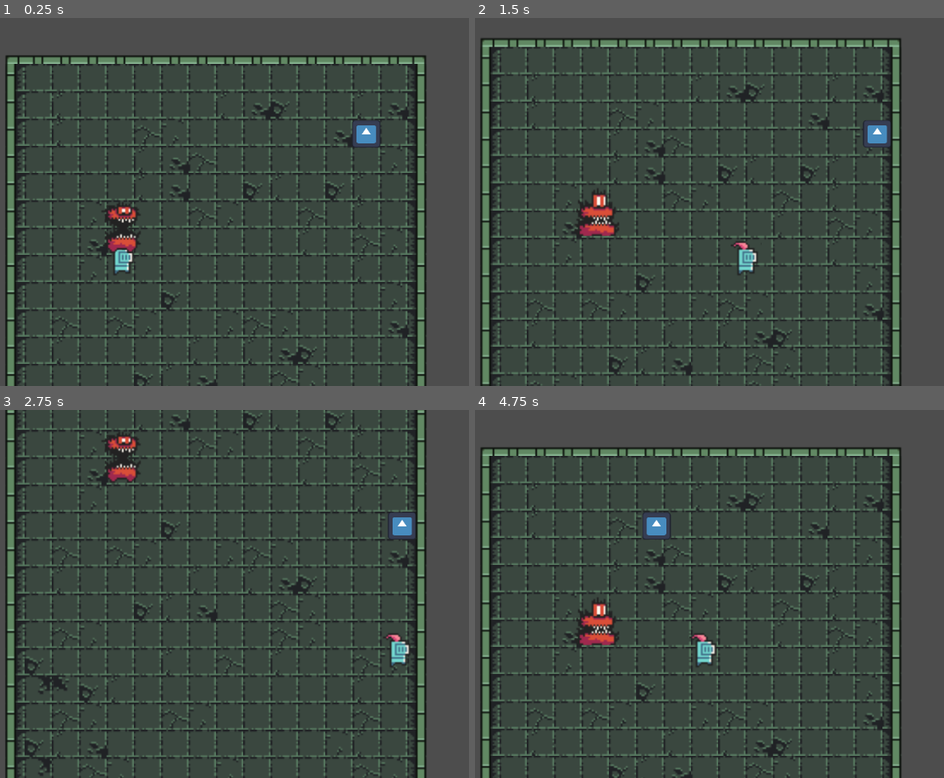
Above: before the commit, frames 1-4 (two rows, left to right).
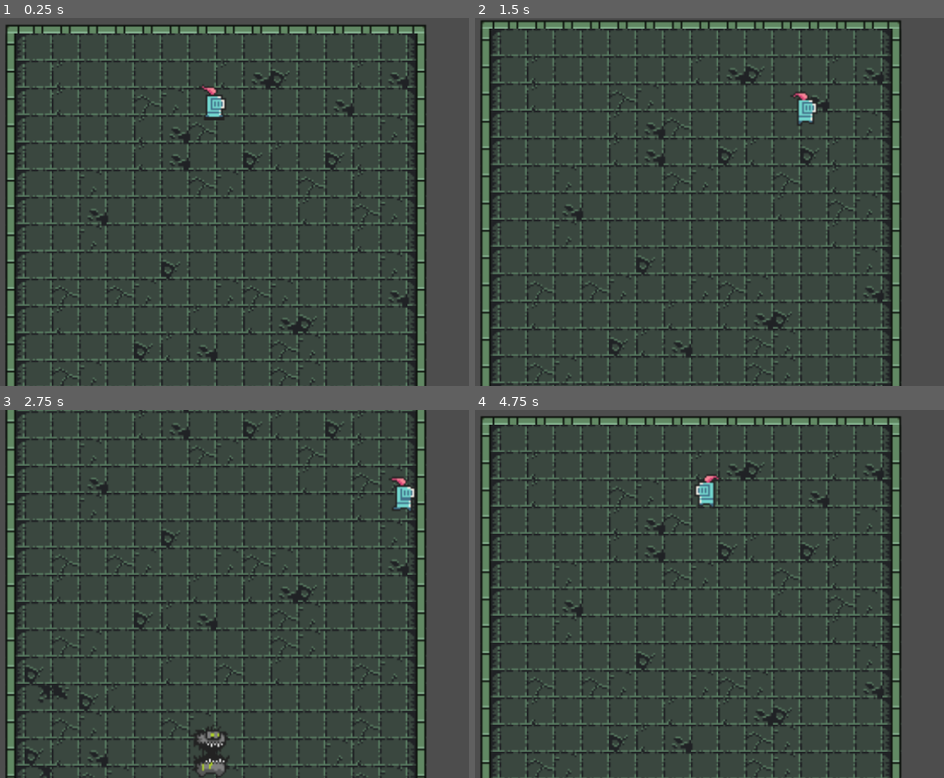
Above: after the commit, the same moments.

Repository: oliver6312/thebigone
Game: Godot game, scene res://node_2d.tscn
The game is run twice, just before and just after one commit, with the same random seed, the same clock (stepped at 60 frames per second) and the same inputs. The engine's default icon, where the game draws it, is replaced by a stand-in: a white triangle on a blue panel in a dark square.
Inputs:
- Up to frame 1 (0.25 s): no input
- Up to frame 2 (1.5 s): hold Right (ui_right) 0.53-1.28 s; hold Down (ui_down) from 1.28 s (still down)
- Up to frame 3 (2.75 s): release Down (ui_down) at 2.03 s; hold Right (ui_right) from 2.03 s (still down)
- Up to frame 4 (4.75 s): release Right (ui_right) at 2.78 s; hold Up (ui_up) 2.78-3.53 s; hold Left (ui_left) from 3.53 s (still down)

The runs differ from the first frame. In frame 1, 22% of the frame differs, in the area x 1-91%, y 1-100%; in frame 2, 21%; in frame 3, 18%; in frame 4, 22%.

Commit message:
EnemyPlayerWalk

Diff:
--- a/enemy.gd
+++ b/enemy.gd
@@ -1,20 +1,19 @@
 extends CharacterBody2D
 
-var speed = 25
+var speed = 50
 var player_chase = false
 var player = null
 
 func _physics_process(delta: float) -> void:
 	if player_chase:
-		position += (player.position - position)*speed
-		#turotiral said to divide by speed but I think multply makes more sense
+		position += (player.position - position)/speed
 
 		$AnimatedSprite2D.play("Run")
 
 		if(player.position.x - position.x) < 0:
-			$AnimatedSpride2D.flip_h = true
+			$AnimatedSprite2D.flip_h = true
 		else:
-			$AnimatedSpride2D.flip_h = false
+			$AnimatedSprite2D.flip_h = false
 
 	else:
 		$AnimatedSprite2D.play("Idle")
--- a/enemy.tscn
+++ b/enemy.tscn
@@ -1,46 +1,43 @@
 [gd_scene load_steps=14 format=3 uid="uid://vptyxcuxw8vd"]
 
 [ext_resource type="Script" uid="uid://btk4md0d5k7hx" path="res://enemy.gd" id="1_4gyqm"]
-[ext_resource type="Texture2D" uid="uid://dh0yd26rjiha1" path="res://0x72_DungeonTilesetII_v1.7/frames/big_demon_all_anim.png" id="1_7k104"]
+[ext_resource type="Texture2D" uid="uid://d1rdnwye1jf5u" path="res://0x72_DungeonTilesetII_v1.7/frames/plague_big_demon_all_anim.png" id="2_4gyqm"]
 
-[sub_resource type="AtlasTexture" id="AtlasTexture_4gyqm"]
-atlas = ExtResource("1_7k104")
+[sub_resource type="AtlasTexture" id="AtlasTexture_qi2p4"]
+atlas = ExtResource("2_4gyqm")
 region = Rect2(0, 0, 32, 36)
 
-[sub_resource type="AtlasTexture" id="AtlasTexture_qi2p4"]
-atlas = ExtResource("1_7k104")
+[sub_resource type="AtlasTexture" id="AtlasTexture_iifgy"]
+atlas = ExtResource("2_4gyqm")
 region = Rect2(32, 0, 32, 36)
 
-[sub_resource type="AtlasTexture" id="AtlasTexture_iifgy"]
-atlas = ExtResource("1_7k104")
+[sub_resource type="AtlasTexture" id="AtlasTexture_epg4t"]
+atlas = ExtResource("2_4gyqm")
 region = Rect2(64, 0, 32, 36)
 
-[sub_resource type="AtlasTexture" id="AtlasTexture_epg4t"]
-atlas = ExtResource("1_7k104")
+[sub_resource type="AtlasTexture" id="AtlasTexture_3yqyl"]
+atlas = ExtResource("2_4gyqm")
 region = Rect2(96, 0, 32, 36)
 
-[sub_resource type="AtlasTexture" id="AtlasTexture_3yqyl"]
-atlas = ExtResource("1_7k104")
-region = Rect2(0, 36, 32, 36)
-
 [sub_resource type="AtlasTexture" id="AtlasTexture_wujgv"]
-atlas = ExtResource("1_7k104")
-region = Rect2(32, 36, 32, 36)
+atlas = ExtResource("2_4gyqm")
+region = Rect2(128, 0, 32, 36)
 
 [sub_resource type="AtlasTexture" id="AtlasTexture_hb8ge"]
-atlas = ExtResource("1_7k104")
-region = Rect2(64, 36, 32, 36)
+atlas = ExtResource("2_4gyqm")
+region = Rect2(160, 0, 32, 36)
 
 [sub_resource type="AtlasTexture" id="AtlasTexture_e1ltt"]
-atlas = ExtResource("1_7k104")
-region = Rect2(96, 36, 32, 36)
+atlas = ExtResource("2_4gyqm")
+region = Rect2(192, 0, 32, 36)
+
+[sub_resource type="AtlasTexture" id="AtlasTexture_dxifv"]
+atlas = ExtResource("2_4gyqm")
+region = Rect2(224, 0, 32, 36)
 
 [sub_resource type="SpriteFrames" id="SpriteFrames_dxifv"]
 animations = [{
 "frames": [{
-"duration": 1.0,
-"texture": SubResource("AtlasTexture_4gyqm")
-}, {
 "duration": 1.0,
 "texture": SubResource("AtlasTexture_qi2p4")
 }, {
@@ -49,15 +46,15 @@
 }, {
 "duration": 1.0,
 "texture": SubResource("AtlasTexture_epg4t")
+}, {
+"duration": 1.0,
+"texture": SubResource("AtlasTexture_3yqyl")
 }],
 "loop": true,
 "name": &"Idle",
 "speed": 5.0
 }, {
 "frames": [{
-"duration": 1.0,
-"texture": SubResource("AtlasTexture_3yqyl")
-}, {
 "duration": 1.0,
 "texture": SubResource("AtlasTexture_wujgv")
 }, {
@@ -66,6 +63,9 @@
 }, {
 "duration": 1.0,
 "texture": SubResource("AtlasTexture_e1ltt")
+}, {
+"duration": 1.0,
+"texture": SubResource("AtlasTexture_dxifv")
 }],
 "loop": true,
 "name": &"Run",
@@ -73,7 +73,7 @@
 }]
 
 [sub_resource type="CircleShape2D" id="CircleShape2D_7k104"]
-radius = 153.003
+radius = 62.0081
 
 [sub_resource type="RectangleShape2D" id="RectangleShape2D_7k104"]
 size = Vector2(18, 23)
@@ -83,9 +83,7 @@
 
 [node name="AnimatedSprite2D" type="AnimatedSprite2D" parent="."]
 sprite_frames = SubResource("SpriteFrames_dxifv")
-animation = &"Run"
-frame = 2
-frame_progress = 0.783813
+animation = &"Idle"
 offset = Vector2(0, -18)
 
 [node name="DetectionArea" type="Area2D" parent="."]
--- a/node_2d.tscn
+++ b/node_2d.tscn
@@ -1,7 +1,5 @@
-[gd_scene load_steps=12 format=4 uid="uid://cltqmimubl5ju"]
-
-[ext_resource type="Script" uid="uid://cql1dg1klur5g" path="res://playerCharacter.gd" id="1_wtcfe"]
-[ext_resource type="Texture2D" uid="uid://bxv26vmb8j6eo" path="res://icon.svg" id="2_epypp"]
+[gd_scene load_steps=10 format=4 uid="uid://cltqmimubl5ju"]
+
 [ext_resource type="Texture2D" uid="uid://uvc3bxls7vnf" path="res://0x72_DungeonTilesetII_v1.7/atlas_floor-16x16green.png" id="3_epypp"]
 [ext_resource type="Texture2D" uid="uid://b1fnei54tuk41" path="res://0x72_DungeonTilesetII_v1.7/atlas_walls_high-16x32green.png" id="4_0hol4"]
 [ext_resource type="PackedScene" uid="uid://bgq8ctr7k2kqp" path="res://player.tscn" id="5_kdubu"]
@@ -270,32 +268,12 @@
 tile_map_data = PackedByteArray("AAACAAgAAAAFAAIAAAACAAcAAAAFAAIAAAABAAcAAAAAAAAAAAAAAAcAAAAAAAAAAAD//wcAAAAAAAAAAAD+/w …(7088 unchanged characters)…
 tile_set = SubResource("TileSet_d21ai")
 
-[node name="Player Character" type="CharacterBody2D" parent="."]
-position = Vector2(-568, -373)
-scale = Vector2(1.03408, 1.00715)
-script = ExtResource("1_wtcfe")
-
-[node name="Sprite2D" type="Sprite2D" parent="Player Character"]
-position = Vector2(557.015, 363.401)
-scale = Vector2(0.126027, 0.126027)
-texture = ExtResource("2_epypp")
-
-[node name="CollisionPolygon2D" type="CollisionPolygon2D" parent="Player Character"]
-position = Vector2(58.0224, 20.8509)
-polygon = PackedVector2Array(505.762, 335.6, 506.729, 349.501, 492.223, 349.501, 492.223, 335.6)
-
-[node name="Camera2D" type="Camera2D" parent="Player Character"]
-position = Vector2(534.775, 403.118)
-zoom = Vector2(3, 3)
-limit_left = -108
-limit_right = 108
-
 [node name="TileMapLayer" type="TileMapLayer" parent="."]
 tile_map_data = PackedByteArray("AAACAP7/AQAAAAEAAADz//7/AQAAAAEAAADz//3/AQAAAAEAAADz////AQAAAAEAAADz/wAAAQAAAAEAAADz/w …(1072 unchanged characters)…
 tile_set = SubResource("TileSet_kdubu")
 
 [node name="Player" parent="." instance=ExtResource("5_kdubu")]
-position = Vector2(-135, 63)
+position = Vector2(-81, 1)
 
 [node name="Enemy" parent="." instance=ExtResource("5_q6r6c")]
-position = Vector2(-135, 63)
+position = Vector2(-83, 231)
--- a/player.gd
+++ b/player.gd
@@ -1,19 +1,29 @@
 extends CharacterBody2D
 
-@export var speed = 128
+@export var speed = 100
 @export var friction = 0.2
 @export var acceleration = 0.08
+
+var current_dir = "none"
 
 func get_input():
 	var input = Vector2()
 	if Input.is_action_pressed('ui_right'):
+		current_dir = "right"
+		play_anim(1)
 		input.x += 1
-	if Input.is_action_pressed('ui_left'):
+	elif Input.is_action_pressed('ui_left'):
+		current_dir = "left"
+		play_anim(1)
 		input.x -= 1
-	if Input.is_action_pressed('ui_down'):
+	elif Input.is_action_pressed('ui_down'):
+		play_anim(1)
 		input.y += 1
-	if Input.is_action_pressed('ui_up'):
+	elif Input.is_action_pressed('ui_up'):
+		play_anim(1)
 		input.y -= 1
+	else:
+		play_anim(0)
 	return input
 
 func _physics_process(delta):
@@ -25,3 +35,16 @@
 
 	set_up_direction(Vector2.UP)
 	move_and_slide()
+
+func play_anim(movement):
+	var dir = current_dir
+	var anim = $AnimatedSprite2D
+
+	if dir == "right":
+		anim.flip_h = false
+	if dir == "left":
+		anim.flip_h = true
+	if movement == 1:
+		anim.play("Run")
+	if movement == 0:
+		anim.play("Idle")
--- a/player.tscn
+++ b/player.tscn
@@ -72,9 +72,28 @@
 "speed": 5.0
 }]
 
+[sub_resource type="RectangleShape2D" id="RectangleShape2D_onrkg"]
+size = Vector2(12, 16)
+
 [node name="Player" type="CharacterBody2D"]
+collision_layer = 3
+collision_mask = 3
 script = ExtResource("1_4flbx")
 
 [node name="AnimatedSprite2D" type="AnimatedSprite2D" parent="."]
+position = Vector2(0, -13)
 sprite_frames = SubResource("SpriteFrames_nvl01")
-animation = &"Run"
+animation = &"Idle"
+frame_progress = 0.928186
+
+[node name="CollisionShape2D" type="CollisionShape2D" parent="."]
+position = Vector2(1, -8)
+shape = SubResource("RectangleShape2D_onrkg")
+
+[node name="Camera2D" type="Camera2D" parent="."]
+position = Vector2(672, 10)
+offset = Vector2(0, 40)
+zoom = Vector2(3, 3)
+limit_left = -108
+limit_right = 108
+position_smoothing_enabled = true
--- a/playerCharacter.gd
+++ /dev/null
@@ -1,27 +0,0 @@
-extends CharacterBody2D
-
-@export var speed = 128
-@export var friction = 0.2
-@export var acceleration = 0.08
-
-func get_input():
-	var input = Vector2()
-	if Input.is_action_pressed('ui_right'):
-		input.x += 1
-	if Input.is_action_pressed('ui_left'):
-		input.x -= 1
-	if Input.is_action_pressed('ui_down'):
-		input.y += 1
-	if Input.is_action_pressed('ui_up'):
-		input.y -= 1
-	return input
-
-func _physics_process(delta):
-	var direction = get_input()
-	if direction.length() > 0:
-		velocity = velocity.lerp(direction.normalized() * speed, acceleration)
-	else:
-		velocity = velocity.lerp(Vector2.ZERO, friction)
-
-	set_up_direction(Vector2.UP)
-	move_and_slide()
Binary file added: 0x72_DungeonTilesetII_v1.7/frames/plague_big_demon_all_anim.png
Not shown, added: 0x72_DungeonTilesetII_v1.7/frames/plague_big_demon_all_anim.png.import
Not shown: 1 places in player.tscn that only renumber resources
